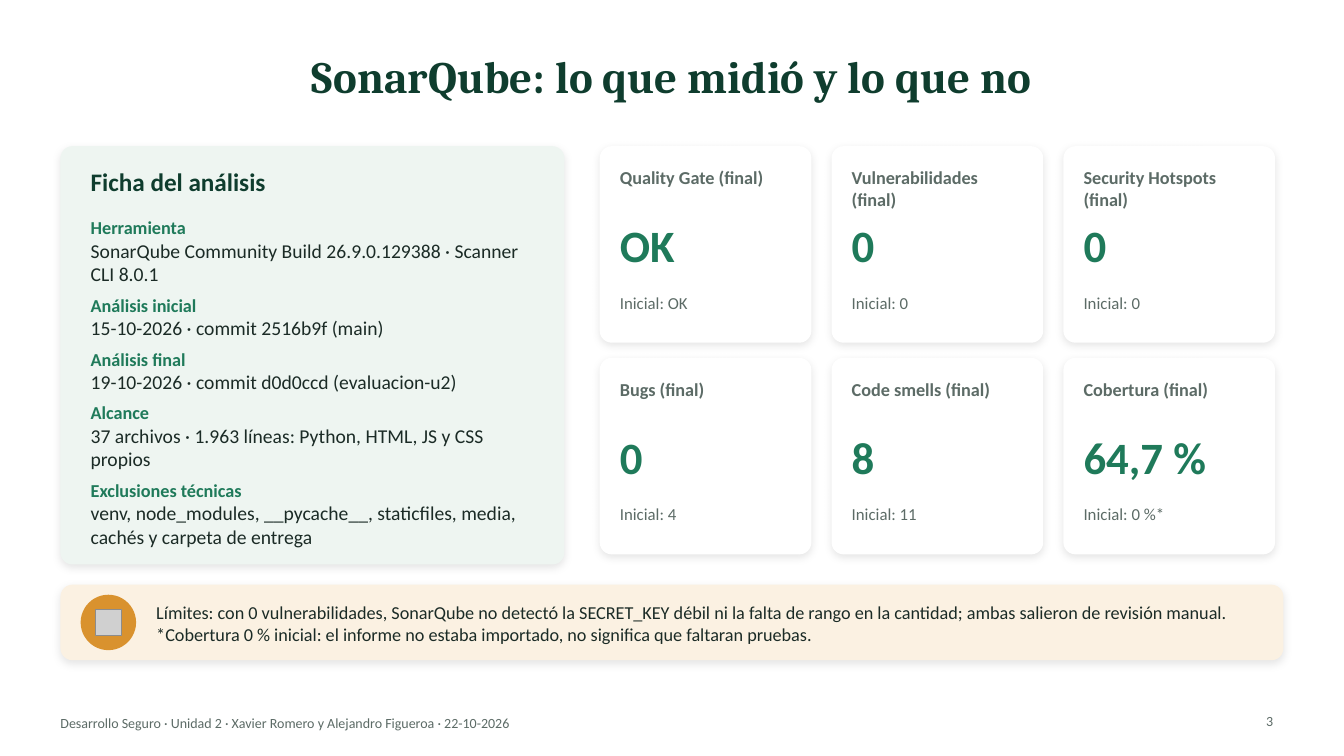
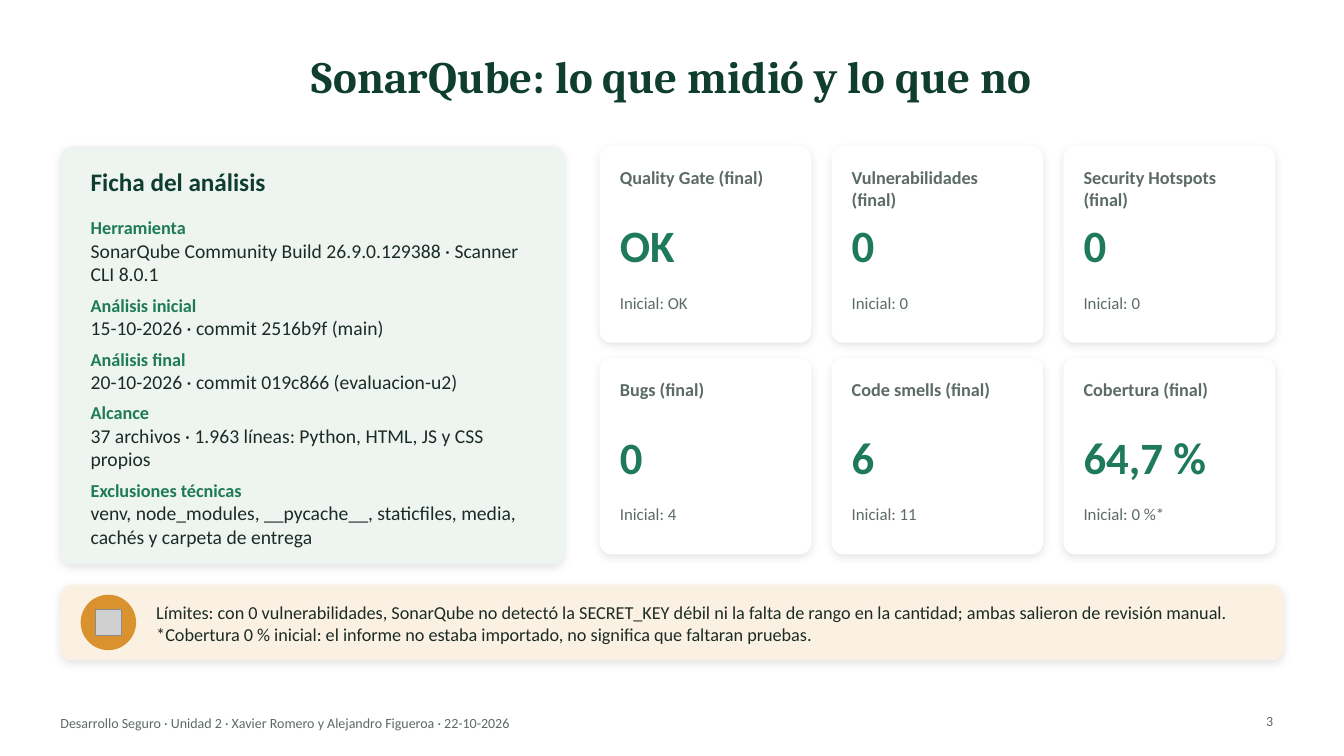
Before and after one commit to xaviiromf/desarrollo-seguro-10-09, a slide deck: slide 3 of evaluacion_u2/Presentacion_U2_Desarrollo_Seguro.pptx. Drawn at 1344x756 pixels with LibreOffice and Linux fonts; fonts in the diff are those of the drawing; grey boxes stand for pictures. Boxes give left, top, right and bottom in pixels: in the first picture for what was removed or moved away, otherwise in the second. Text is boxed around its words. In the diff, an @@ line names an element or a change of style, - is before the commit and + after.

```diff
--- a/evaluacion_u2/Presentacion_U2_Desarrollo_Seguro.pptx
+++ b/evaluacion_u2/Presentacion_U2_Desarrollo_Seguro.pptx
@@ text at (91,375,457,392): text changed @@
-19-10-2026 · commit d0d0ccd (evaluacion-u2)
+20-10-2026 · commit 019c866 (evaluacion-u2)
@@ text at (852,443,875,475): text changed @@
-8
+6
```
Also in this commit, not shown: 12 other slides changed, 10 other files.
